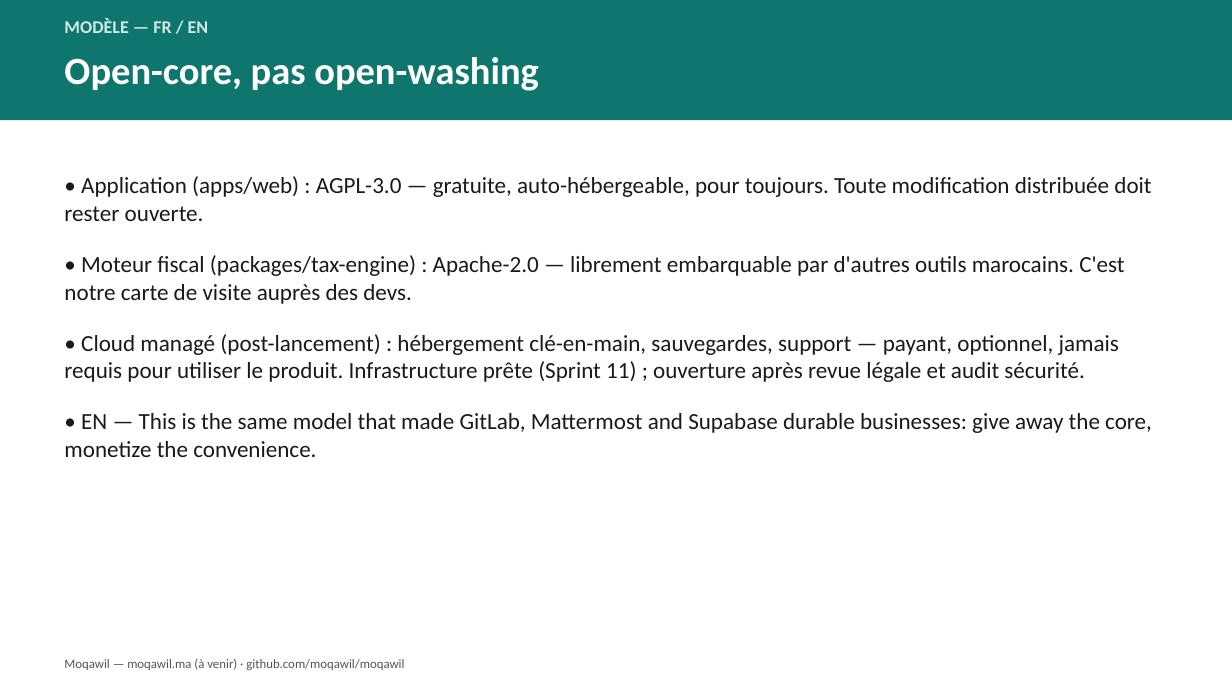
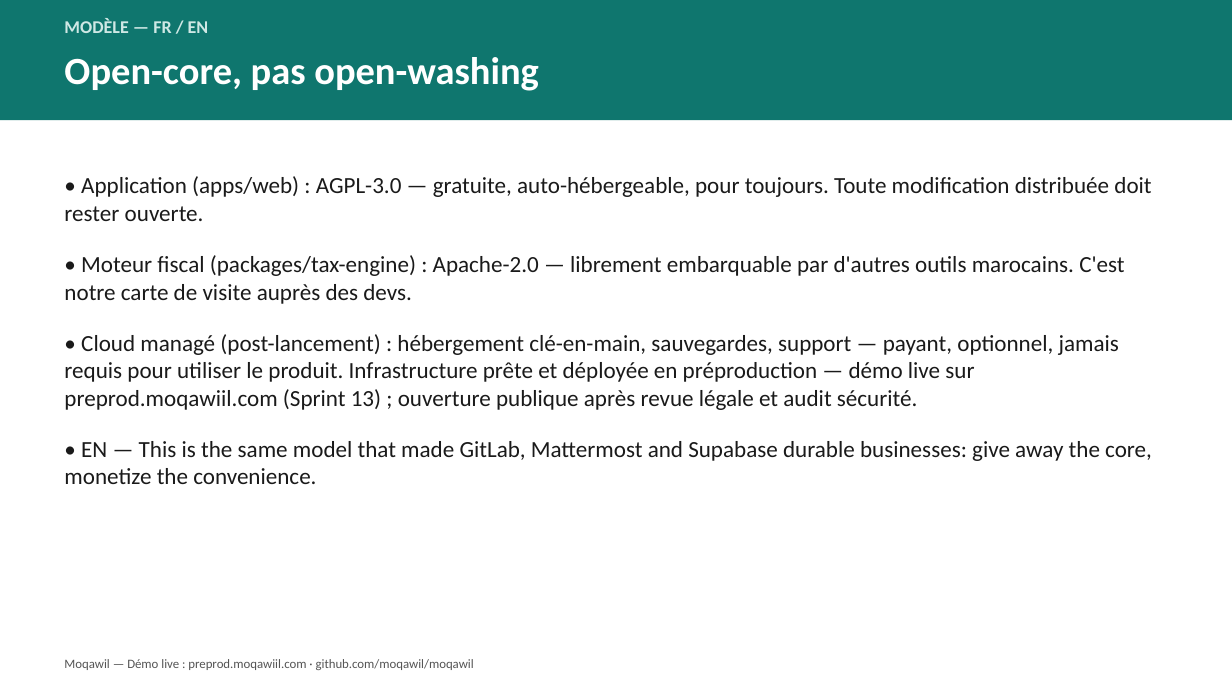
Before and after one commit to rhorba/Moqawil, a slide deck: slide 11 of pitch/Moqawil-Pitch-Deck.pptx. Drawn at 1232x693 pixels with LibreOffice and Linux fonts; fonts in the diff are those of the drawing. Boxes give left, top, right and bottom in pixels: in the first picture for what was removed or moved away, otherwise in the second. Text is boxed around its words. In the diff, an @@ line names an element or a change of style, - is before the commit and + after.

```diff
--- a/pitch/Moqawil-Pitch-Deck.pptx
+++ b/pitch/Moqawil-Pitch-Deck.pptx
@@ text at [64, 334, 1119, 410]: text changed @@
-• Cloud managé (post-lancement) : hébergement clé-en-main, sauvegardes, support — payant, optionnel, jamais requis pour utiliser le produit. Infrastructure prête (Sprint 11) ; ouverture après revue légale et audit sécurité.
+• Cloud managé (post-lancement) : hébergement clé-en-main, sauvegardes, support — payant, optionnel, jamais requis pour utiliser le produit. Infrastructure prête et déployée en préproduction — démo live sur preprod.moqawiil.com (Sprint 13) ; ouverture publique après revue légale et audit sécurité.
@@ text at [64, 659, 474, 670]: text changed @@
-Moqawil — moqawil.ma (à venir) · github.com/moqawil/moqawil
+Moqawil — Démo live : preprod.moqawiil.com · github.com/moqawil/moqawil
```
Also in this commit, not shown: 14 other slides changed, 1 other file.
